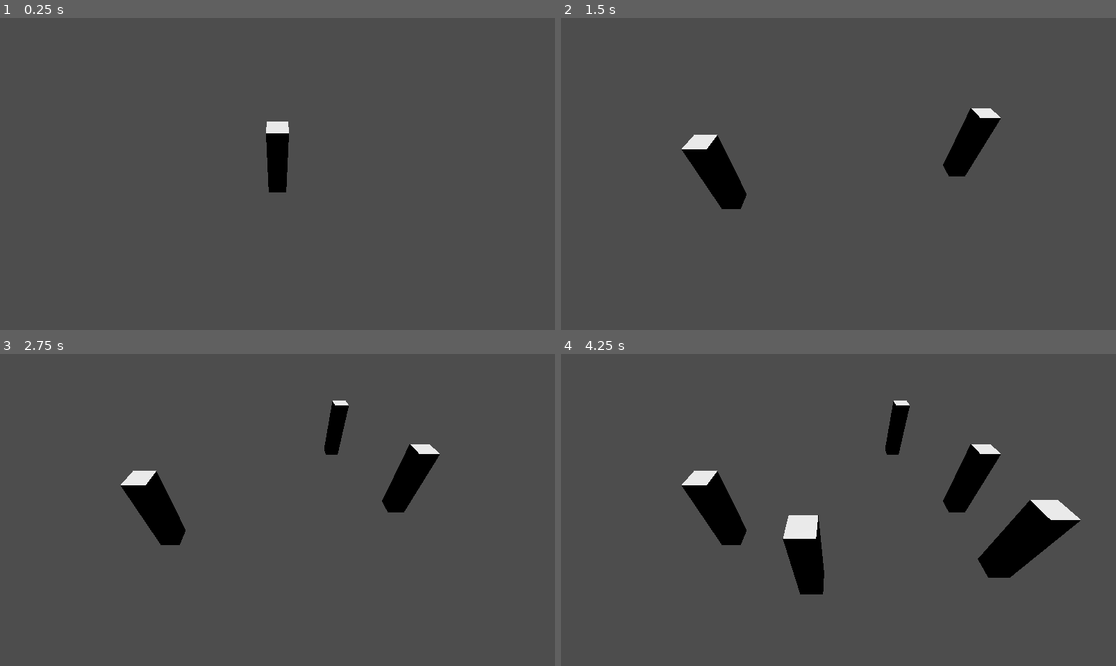
Above: before the commit, frames 1-4 (two rows, left to right).
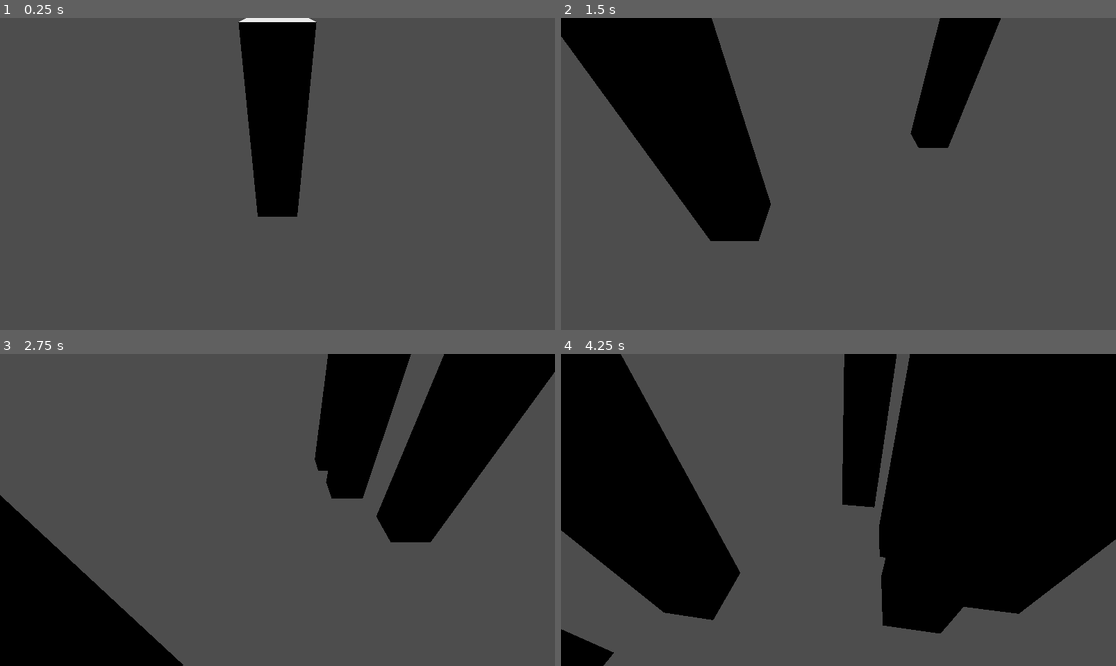
Above: after the commit, the same moments.

Repository: cooltrain7/building-planner
Game: Godot game, scene res://editor/editor.tscn
Same seed, same stepped clock (60 frames per second), same inputs: the game is played once before the commit and once after it.
Inputs (mouse positions are in pixels of both pictures, inside the frame that each line leads up to):
- Up to frame 1 (0.25 s): no input
- Up to frame 2 (1.5 s): tap Enter at 0.5 s; move the mouse to (960, 158) at 0.52 s; hold S (camera_backwards, bound only after the commit) 0.53-1.28 s; click (960, 158) at 0.67 s; tap Ctrl (camera_down, bound only after the commit) at 0.8, 1.35 s; move the mouse to (727, 189) at 1.27 s; click (727, 189) at 1.42 s
- Up to frame 3 (2.75 s): tap W (camera_forward, bound only after the commit) at 1.55 s; tap Space (camera_up, bound only after the commit) at 2 s; move the mouse to (333, 441) at 2.02 s; hold W (camera_forward, bound only after the commit) from 2.03 s (still down); click (333, 441) at 2.17 s; tap A (camera_left, bound only after the commit) at 2.3 s
- Up to frame 4 (4.25 s): move the mouse to (810, 572) at 2.77 s; release W (camera_forward, bound only after the commit) at 2.78 s; tap A (camera_left, bound only after the commit) at 2.85 s; click (810, 572) at 2.92 s; tap D (camera_right, bound only after the commit) at 3.05 s; tap Enter at 3.5 s; move the mouse to (1005, 556) at 3.52 s; hold D (camera_right, bound only after the commit) from 3.53 s (still down); click (1005, 556) at 3.67 s; tap Q (camera_rot_left, bound only after the commit) at 3.8 s

The runs differ from the first frame. In frame 1, 6.1% of the frame differs, in the area x 42-58%, y 0-64%; in frame 2, 19%; in frame 3, 25%; in frame 4, 53%, in the area x 0-100%, y 0-100%.

Commit message:
Setup simple flying camera

Diff:
--- a/editor/editor.tscn
+++ b/editor/editor.tscn
@@ -1,6 +1,7 @@
-[gd_scene load_steps=6 format=3 uid="uid://c3lk8mtwxyj5l"]
+[gd_scene load_steps=7 format=3 uid="uid://c3lk8mtwxyj5l"]
 
 [ext_resource type="Script" path="res://editor/script/cursor.gd" id="1_8uddu"]
+[ext_resource type="Script" path="res://editor/script/camera_controller.gd" id="1_hw85h"]
 [ext_resource type="Resource" uid="uid://cuc5l1hs4w1rt" path="res://editor/buildables/foundation_3x3.tres" id="2_rrh33"]
 [ext_resource type="Resource" uid="uid://odu5lflbdktl" path="res://editor/buildables/foundation_gate.tres" id="3_wkfpg"]
 [ext_resource type="Script" path="res://editor/script/placer.gd" id="4_y7a0h"]
@@ -9,20 +10,23 @@
 
 [node name="Editor" type="Node3D"]
 
+[node name="CameraContoller" type="Node3D" parent="."]
+script = ExtResource("1_hw85h")
+
+[node name="Camera3D" type="Camera3D" parent="CameraContoller" node_paths=PackedStringArray("cursor")]
+transform = Transform3D(1, 0, 0, 0, 0.766044, 0.642788, 0, -0.642788, 0.766044, 0, 10, 0)
+size = 17.19
+script = ExtResource("4_y7a0h")
+cursor = NodePath("../../Cursor")
+
+[node name="DirectionalLight3D" type="DirectionalLight3D" parent="."]
+transform = Transform3D(1, 0, 0, 0, -4.37114e-08, 1, 0, -1, -4.37114e-08, 11.1449, 36.2807, -26.4551)
+
 [node name="Cursor" type="Node3D" parent="."]
 transform = Transform3D(1, 0, 0, 0, 1, 0, 0, 0, 1, 8.13381, 24.279, 2.30481)
 script = ExtResource("1_8uddu")
 cursor_mesh = ExtResource("2_rrh33")
 old_mesh = ExtResource("3_wkfpg")
-
-[node name="Camera3D" type="Camera3D" parent="." node_paths=PackedStringArray("cursor")]
-transform = Transform3D(-3.06812e-08, -0.701905, 0.712271, 3.11344e-08, 0.712271, 0.701905, -1, 4.37114e-08, 3.55271e-15, 8.13381, 24.279, 2.30481)
-size = 17.19
-script = ExtResource("4_y7a0h")
-cursor = NodePath("../Cursor")
-
-[node name="DirectionalLight3D" type="DirectionalLight3D" parent="."]
-transform = Transform3D(1, 0, 0, 0, -4.37114e-08, 1, 0, -1, -4.37114e-08, 11.1449, 36.2807, -26.4551)
 
 [node name="CSGBox3D" type="CSGBox3D" parent="."]
 transform = Transform3D(1000, 0, 0, 0, 0.203, 0, 0, 0, 1000, 8.40457, 0, 0)
--- /dev/null
+++ b/editor/script/camera_controller.gd
@@ -0,0 +1,26 @@
+extends Node3D
+
+@export var base_cam_speed: float = 10.0
+@export var base_cam_rot_speed: float = 2.0
+
+func _process(delta):
+	camera_movement(delta)
+	camera_rotate(delta)
+
+#Handle input for translation/movement
+func camera_movement(delta) -> void:
+	var direction = Vector3(
+		Input.get_action_strength("camera_right") - Input.get_action_strength("camera_left"),
+		Input.get_action_strength("camera_up") - Input.get_action_strength("camera_down"),
+		Input.get_action_strength("camera_backwards") - Input.get_action_strength("camera_forward"),
+	)
+
+	if(direction != Vector3.ZERO):
+		direction = direction.normalized()
+		var finalSpeed = base_cam_speed * (Input.get_action_strength("camera_boost") +1)
+		translate(direction * finalSpeed * delta)
+
+#Handle input for rotation
+func camera_rotate(delta) -> void:
+	var rot_input = Input.get_action_strength("camera_rot_left") - Input.get_action_strength("camera_rot_right")
+	rotate_y(rot_input * base_cam_rot_speed * delta)
--- a/project.godot
+++ b/project.godot
@@ -18,6 +18,54 @@
 
 import/fbx/enabled=false
 
+[input]
+
+camera_forward={
+"deadzone": 0.5,
+"events": [Object(InputEventKey,"resource_local_to_scene":false,"resource_name":"","device":-1,"window_id":0,"alt_pressed":false,"shift_pressed":false,"ctrl_pressed":false,"meta_pressed":false,"pressed":false,"keycode":0,"physical_keycode":87,"key_label":0,"unicode":119,"echo":false,"script":null)
+, Object(InputEventKey,"resource_local_to_scene":false,"resource_name":"","device":-1,"window_id":0,"alt_pressed":false,"shift_pressed":false,"ctrl_pressed":false,"meta_pressed":false,"pressed":false,"keycode":0,"physical_keycode":4194320,"key_label":0,"unicode":0,"echo":false,"script":null)
+]
+}
+camera_backwards={
+"deadzone": 0.5,
+"events": [Object(InputEventKey,"resource_local_to_scene":false,"resource_name":"","device":-1,"window_id":0,"alt_pressed":false,"shift_pressed":false,"ctrl_pressed":false,"meta_pressed":false,"pressed":false,"keycode":0,"physical_keycode":83,"key_label":0,"unicode":115,"echo":false,"script":null)
+, Object(InputEventKey,"resource_local_to_scene":false,"resource_name":"","device":-1,"window_id":0,"alt_pressed":false,"shift_pressed":false,"ctrl_pressed":false,"meta_pressed":false,"pressed":false,"keycode":0,"physical_keycode":4194322,"key_label":0,"unicode":0,"echo":false,"script":null)
+]
+}
+camera_left={
+"deadzone": 0.5,
+"events": [Object(InputEventKey,"resource_local_to_scene":false,"resource_name":"","device":-1,"window_id":0,"alt_pressed":false,"shift_pressed":false,"ctrl_pressed":false,"meta_pressed":false,"pressed":false,"keycode":0,"physical_keycode":65,"key_label":0,"unicode":97,"echo":false,"script":null)
+, Object(InputEventKey,"resource_local_to_scene":false,"resource_name":"","device":-1,"window_id":0,"alt_pressed":false,"shift_pressed":false,"ctrl_pressed":false,"meta_pressed":false,"pressed":false,"keycode":0,"physical_keycode":4194319,"key_label":0,"unicode":0,"echo":false,"script":null)
+]
+}
+camera_right={
+"deadzone": 0.5,
+"events": [Object(InputEventKey,"resource_local_to_scene":false,"resource_name":"","device":-1,"window_id":0,"alt_pressed":false,"shift_pressed":false,"ctrl_pressed":false,"meta_pressed":false,"pressed":false,"keycode":0,"physical_keycode":68,"key_label":0,"unicode":100,"echo":false,"script":null)
+, Object(InputEventKey,"resource_local_to_scene":false,"resource_name":"","device":-1,"window_id":0,"alt_pressed":false,"shift_pressed":false,"ctrl_pressed":false,"meta_pressed":false,"pressed":false,"keycode":0,"physical_keycode":4194321,"key_label":0,"unicode":0,"echo":false,"script":null)
+]
+}
+camera_up={
+"deadzone": 0.5,
+"events": [Object(InputEventKey,"resource_local_to_scene":false,"resource_name":"","device":-1,"window_id":0,"alt_pressed":false,"shift_pressed":false,"ctrl_pressed":false,"meta_pressed":false,"pressed":false,"keycode":0,"physical_keycode":32,"key_label":0,"unicode":32,"echo":false,"script":null)
+]
+}
+camera_down={
+"deadzone": 0.5,
+"events": [Object(InputEventKey,"resource_local_to_scene":false,"resource_name":"","device":-1,"window_id":0,"alt_pressed":false,"shift_pressed":false,"ctrl_pressed":false,"meta_pressed":false,"pressed":false,"keycode":0,"physical_keycode":4194326,"key_label":0,"unicode":0,"echo":false,"script":null)
+, Object(InputEventKey,"resource_local_to_scene":false,"resource_name":"","device":-1,"window_id":0,"alt_pressed":false,"shift_pressed":false,"ctrl_pressed":false,"meta_pressed":false,"pressed":false,"keycode":0,"physical_keycode":67,"key_label":0,"unicode":99,"echo":false,"script":null)
+]
+}
+camera_rot_left={
+"deadzone": 0.5,
+"events": [Object(InputEventKey,"resource_local_to_scene":false,"resource_name":"","device":-1,"window_id":0,"alt_pressed":false,"shift_pressed":false,"ctrl_pressed":false,"meta_pressed":false,"pressed":false,"keycode":0,"physical_keycode":81,"key_label":0,"unicode":113,"echo":false,"script":null)
+]
+}
+camera_rot_right={
+"deadzone": 0.5,
+"events": [Object(InputEventKey,"resource_local_to_scene":false,"resource_name":"","device":-1,"window_id":0,"alt_pressed":false,"shift_pressed":false,"ctrl_pressed":false,"meta_pressed":false,"pressed":false,"keycode":0,"physical_keycode":69,"key_label":0,"unicode":101,"echo":false,"script":null)
+]
+}
+
 [rendering]
 
 renderer/rendering_method="gl_compatibility"
